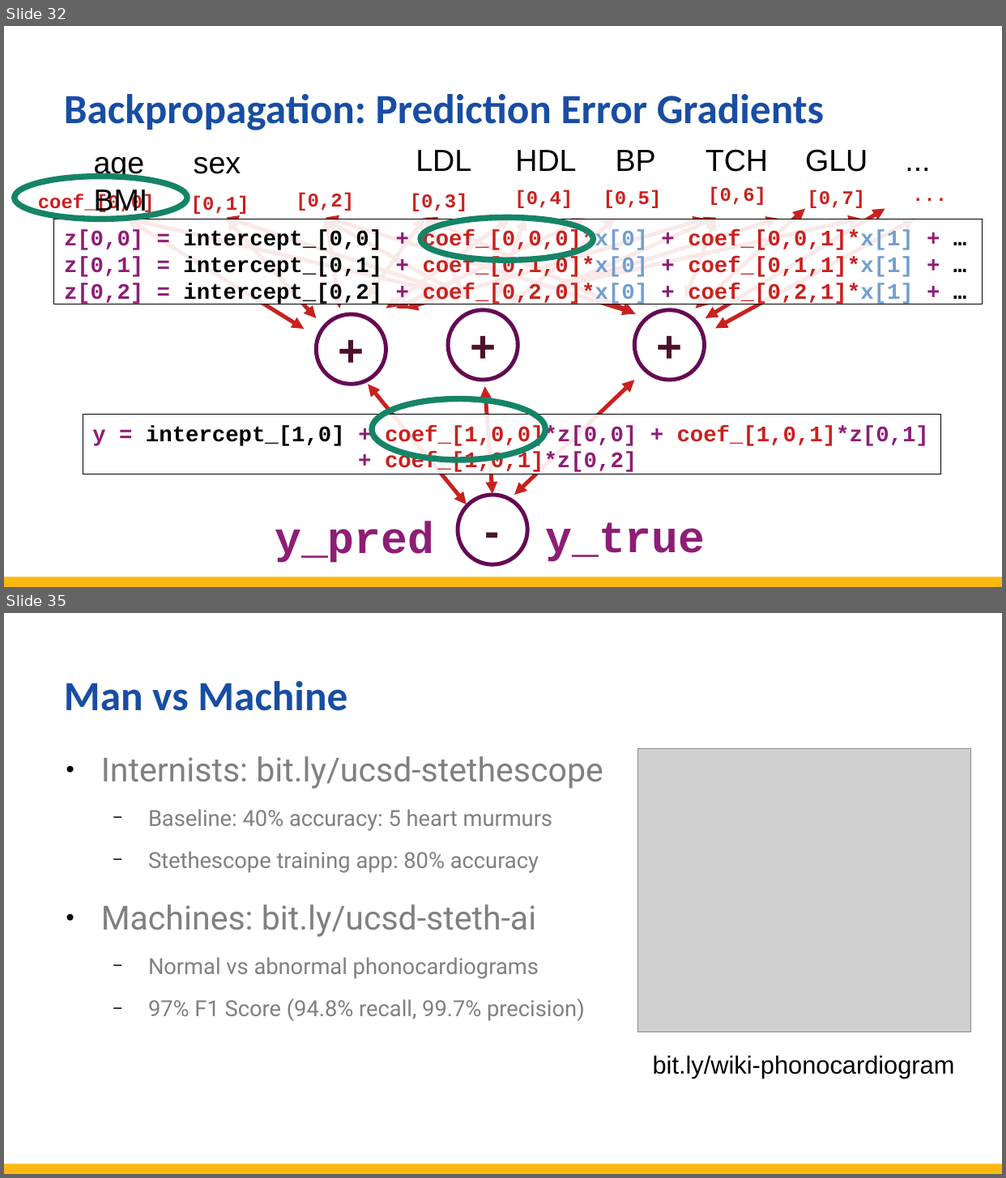
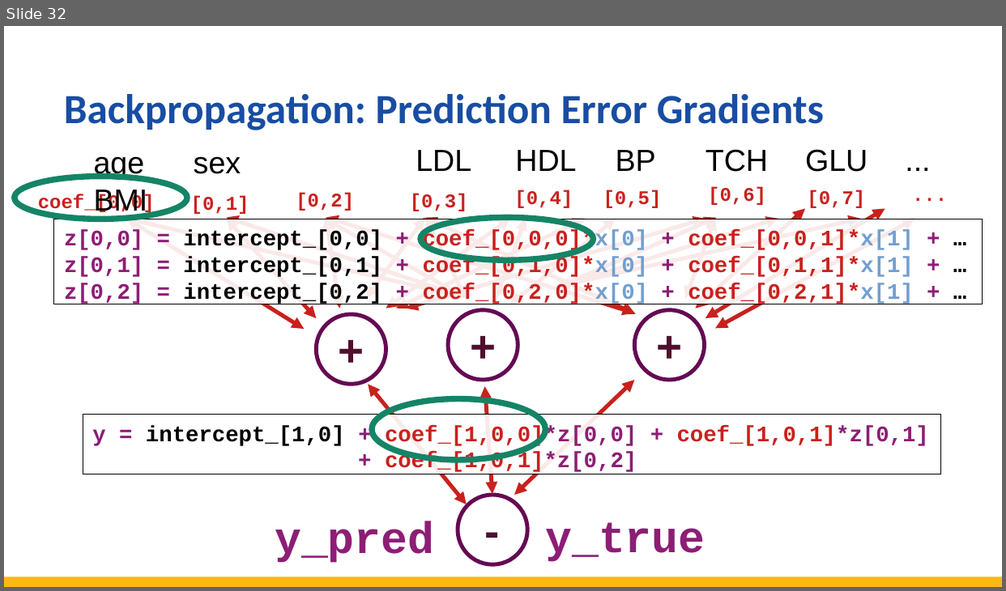
Before and after one commit to totalgood/dsdh, a slide deck: modules/L05/L5--deep-learning-ai.odp. Shown one above the other, each under a label of ours: slides 32 and 35 before the commit, slide 32 after it; the slides between them are not shown. The pictures are 1006x1178 and 1006x591 pixels, drawn with LibreOffice and Linux fonts; fonts in the diff are those of the drawing; grey boxes stand for pictures. Boxes give left, top, right and bottom in pixels: in the first picture for what was removed or moved away, otherwise in the second. Text is boxed around its words. In the diff, an @@ line names an element or a change of style, - is before the commit and + after.

```diff
--- a/modules/L05/L5--deep-learning-ai.odp
+++ b/modules/L05/L5--deep-learning-ai.odp
@@ slide 35 removed at bbox=[4, 613, 1002, 1174], background #FFFFFF; not listed: 1 template element that a slide beside it also shows @@
@@ title removed at bbox=[64, 681, 347, 711] @@
-Man vs Machine
@@ text removed at bbox=[101, 756, 603, 1021] @@
-● Internists: bit.ly/ucsd-stethescope
-  − Baseline: 40% accuracy: 5 heart murmurs
-  − Stethescope training app: 80% accuracy
-● Machines: bit.ly/ucsd-steth-ai
-  − Normal vs abnormal phonocardiograms
-  − 97% F1 Score (94.8% recall, 99.7% precision)
@@ picture removed at bbox=[637, 749, 971, 1032] @@
@@ text removed at bbox=[653, 1055, 955, 1078] @@
-bit.ly/wiki-phonocardiogram
```
Also in this commit, not shown: 4 slides changed, 9 other slides removed, 37 other files.
